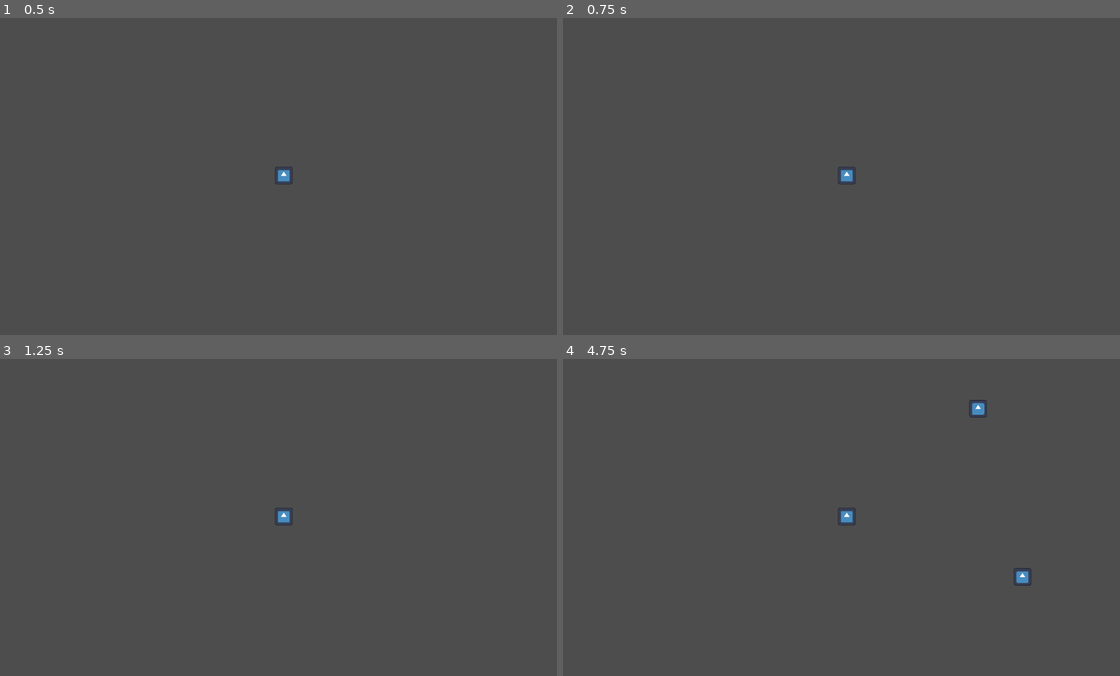
Above: before the commit, frames 1-4 (two rows, left to right).
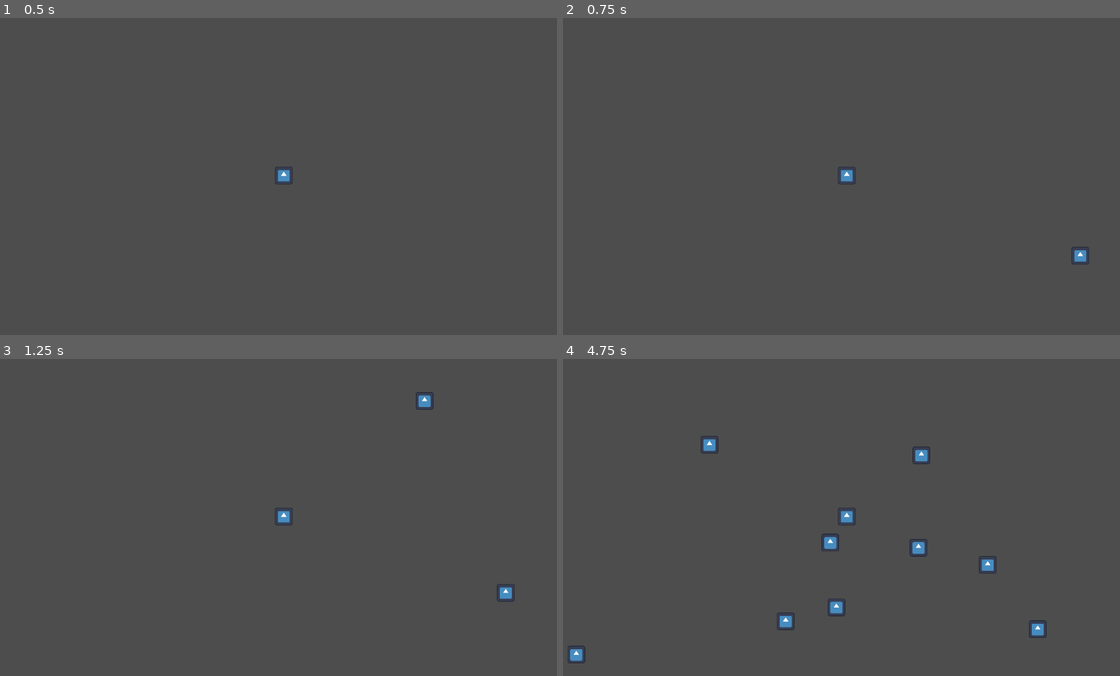
Above: after the commit, the same moments.

Repository: PrinceEvince/vampire-survivors-clone
Game: Godot game, scene res://scenes/game.tscn
Two runs of this game, one before a commit and one after it. Both use one fixed random seed, a clock stepped at 60 frames per second and the inputs below. This scene is started directly instead of the project's main scene. The engine's default icon, where the game draws it, is replaced by a stand-in: a white triangle on a blue panel in a dark square.
Inputs:
- Up to frame 1 (0.5 s): no input
- Up to frame 2 (0.75 s): tap Enter at 0.5 s
- Up to frame 3 (1.25 s): no input
- Up to frame 4 (4.75 s): no input

Frame 1 is identical in both runs. In frame 2, 0.1% of the frame differs, in the area x 91-95%, y 72-78%; in frame 3, 0.2%; in frame 4, 1.2%, in the area x 0-87%, y 12-96%.

Commit message:
added moving to the player

Diff:
--- a/project.godot
+++ b/project.godot
@@ -15,6 +15,29 @@
 config/features=PackedStringArray("4.4", "Mobile")
 config/icon="res://assets/icon.svg"
 
+[input]
+
+w={
+"deadzone": 0.2,
+"events": [Object(InputEventKey,"resource_local_to_scene":false,"resource_name":"","device":-1,"window_id":0,"alt_pressed":false,"shift_pressed":false,"ctrl_pressed":false,"meta_pressed":false,"pressed":false,"keycode":0,"physical_keycode":87,"key_label":0,"unicode":119,"location":0,"echo":false,"script":null)
+]
+}
+a={
+"deadzone": 0.2,
+"events": [Object(InputEventKey,"resource_local_to_scene":false,"resource_name":"","device":-1,"window_id":0,"alt_pressed":false,"shift_pressed":false,"ctrl_pressed":false,"meta_pressed":false,"pressed":false,"keycode":0,"physical_keycode":65,"key_label":0,"unicode":97,"location":0,"echo":false,"script":null)
+]
+}
+s={
+"deadzone": 0.2,
+"events": [Object(InputEventKey,"resource_local_to_scene":false,"resource_name":"","device":-1,"window_id":0,"alt_pressed":false,"shift_pressed":false,"ctrl_pressed":false,"meta_pressed":false,"pressed":false,"keycode":0,"physical_keycode":83,"key_label":0,"unicode":115,"location":0,"echo":false,"script":null)
+]
+}
+d={
+"deadzone": 0.2,
+"events": [Object(InputEventKey,"resource_local_to_scene":false,"resource_name":"","device":-1,"window_id":0,"alt_pressed":false,"shift_pressed":false,"ctrl_pressed":false,"meta_pressed":false,"pressed":false,"keycode":0,"physical_keycode":68,"key_label":0,"unicode":100,"location":0,"echo":false,"script":null)
+]
+}
+
 [rendering]
 
 renderer/rendering_method="mobile"
--- a/scenes/player.tscn
+++ b/scenes/player.tscn
@@ -1,18 +1,22 @@
-[gd_scene load_steps=3 format=3 uid="uid://vl7wnfpa7dsd"]
+[gd_scene load_steps=5 format=3 uid="uid://vl7wnfpa7dsd"]
 
 [ext_resource type="Texture2D" uid="uid://ch0wt0kflmn6d" path="res://assets/icon.svg" id="1_3vyb7"]
+[ext_resource type="Script" uid="uid://dethko4bvfpjt" path="res://scripts/player.gd" id="1_g2els"]
+[ext_resource type="Script" uid="uid://bekmhfso4c5u5" path="res://scripts/player_movement.gd" id="2_qhqgy"]
 
 [sub_resource type="RectangleShape2D" id="RectangleShape2D_g2els"]
 size = Vector2(36, 36)
 
 [node name="Player" type="Node2D"]
+script = ExtResource("1_g2els")
 
-[node name="StaticBody2D" type="StaticBody2D" parent="."]
+[node name="CharacterBody2D" type="CharacterBody2D" parent="."]
+script = ExtResource("2_qhqgy")
 
-[node name="Sprite2D" type="Sprite2D" parent="StaticBody2D"]
+[node name="Sprite2D" type="Sprite2D" parent="CharacterBody2D"]
 position = Vector2(1.52588e-05, 7.62939e-06)
 scale = Vector2(0.28125, 0.28125)
 texture = ExtResource("1_3vyb7")
 
-[node name="CollisionShape2D" type="CollisionShape2D" parent="StaticBody2D"]
+[node name="CollisionShape2D" type="CollisionShape2D" parent="CharacterBody2D"]
 shape = SubResource("RectangleShape2D_g2els")
--- a/scripts/enemy.gd
+++ b/scripts/enemy.gd
@@ -1,7 +1,6 @@
 extends Node2D  # Or the type of node you're working with
 
-@export var player_path: String = "/root/Game/Player"
-@onready var player = get_node(player_path)
+@onready var player = get_node("/root/Game/Player/CharacterBody2D")
 var SPEED = 50
 
 func _ready():
@@ -12,6 +11,4 @@
 
 func _process(delta):
 	var direction = (player.global_position - global_position).normalized() # normalized() removes the distance part and just turns it into directions
-	if global_position == player.global_position:
-		print("bruh")
 	global_position += direction * SPEED * delta
--- a/scripts/game.gd
+++ b/scripts/game.gd
@@ -1,5 +1,5 @@
 extends Node2D
-var enemy_spawn_frequency = 2 # in seconds
+var enemy_spawn_frequency = 0.5 # in seconds
 var spawn_timer = 0
 @export var enemy_scene: PackedScene = preload("res://scenes/enemy.tscn")
 var enemies = []
